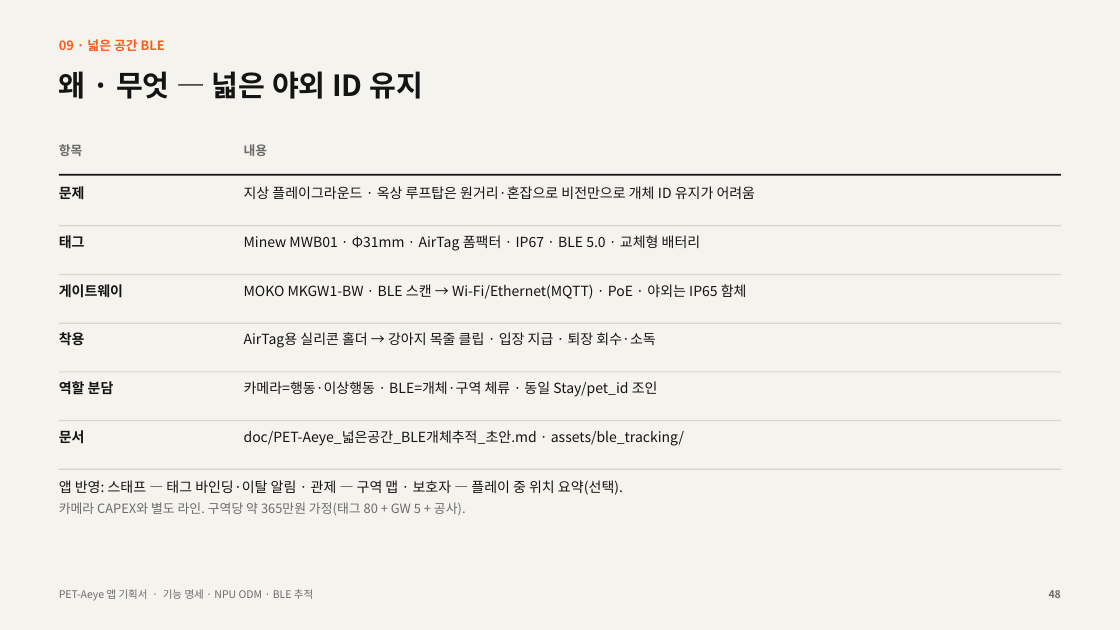
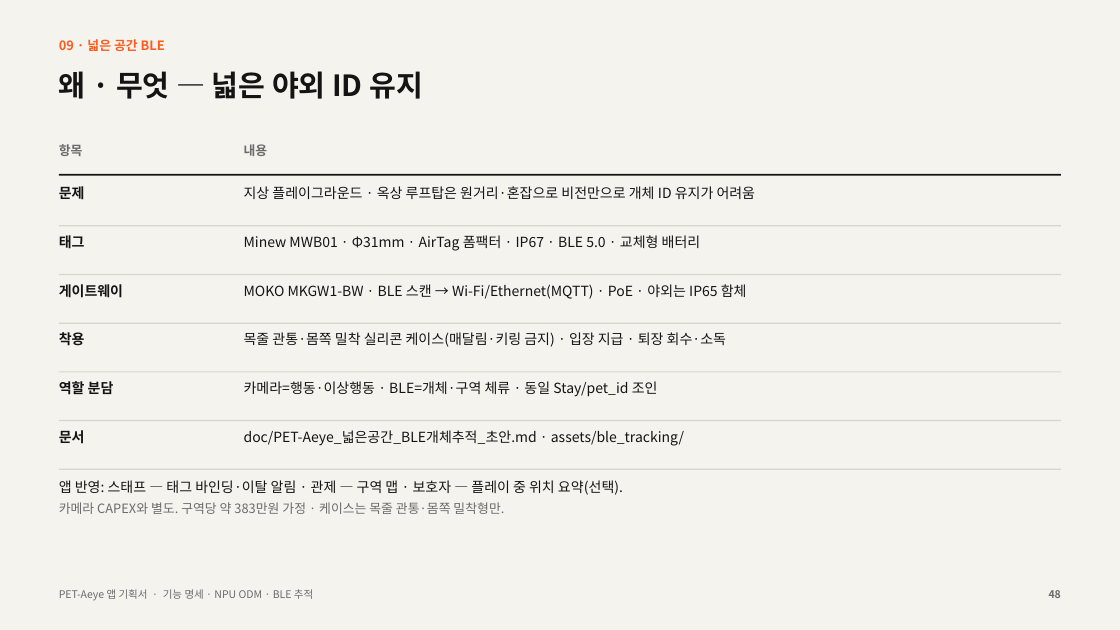
Before and after one commit to kurtkorea/pet-teamjang, a slide deck: slide 48 of doc/PLAN_PET-Aeye_apps_spec_v0.3.pptx. Drawn at 1120x630 pixels with LibreOffice and Linux fonts; fonts in the diff are those of the drawing. Boxes give left, top, right and bottom in pixels: in the first picture for what was removed or moved away, otherwise in the second. Text is boxed around its words. In the diff, an @@ line names an element or a change of style, - is before the commit and + after.

```diff
--- a/doc/PLAN_PET-Aeye_apps_spec_v0.3.pptx
+++ b/doc/PLAN_PET-Aeye_apps_spec_v0.3.pptx
@@ text at (244,332,726,347): text changed @@
-AirTag용 실리콘 홀더 → 강아지 목줄 클립 · 입장 지급 · 퇴장 회수·소독
+목줄 관통·몸쪽 밀착 실리콘 케이스(매달림·키링 금지) · 입장 지급 · 퇴장 회수·소독
@@ text at (59,502,504,514): text changed @@
-카메라 CAPEX와 별도 라인. 구역당 약 365만원 가정(태그 80 + GW 5 + 공사).
+카메라 CAPEX와 별도. 구역당 약 383만원 가정 · 케이스는 목줄 관통·몸쪽 밀착형만.
```
Also in this commit, not shown: 1 other slide changed, 9 other files.
